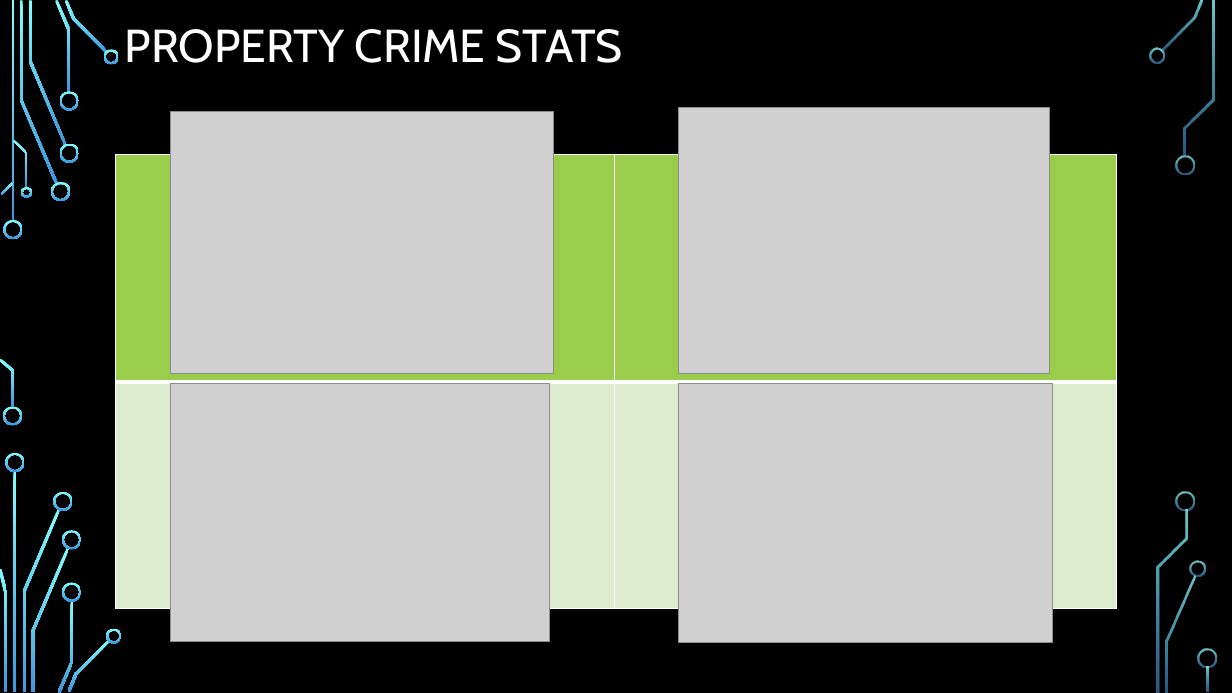
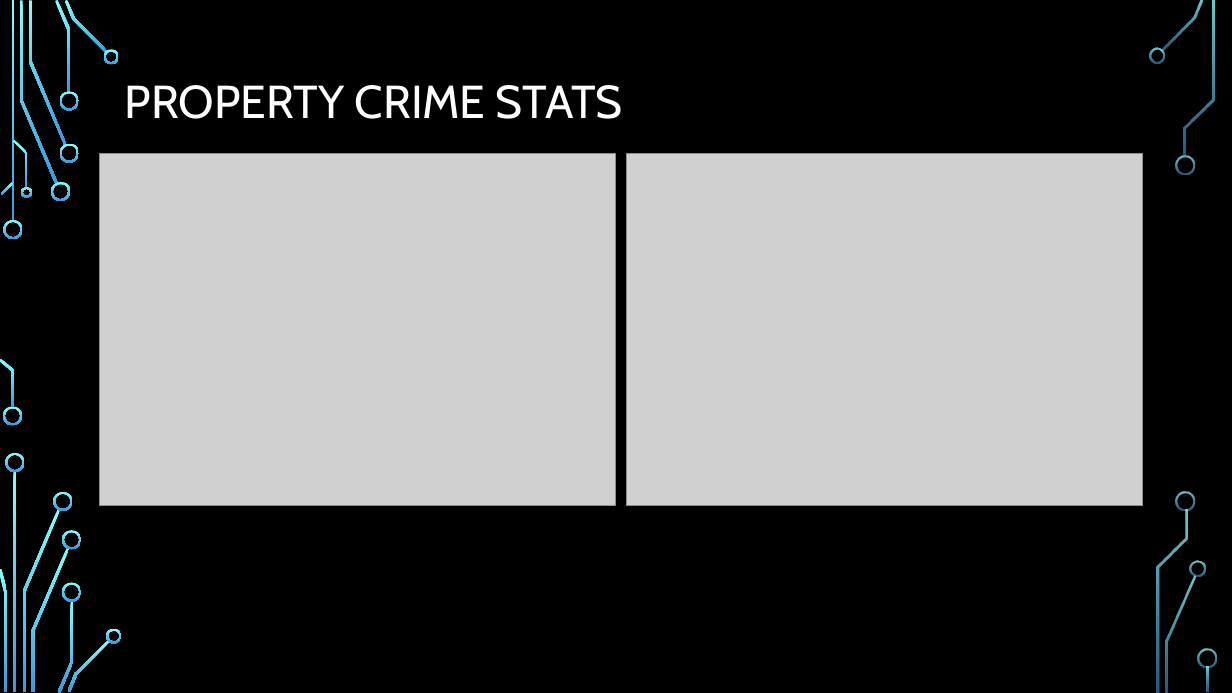
Before and after one commit to HeatherLD/API-Project, a slide deck: slide 4 of API project presentation.pptx. Drawn at 1232x693 pixels with LibreOffice and Linux fonts; fonts in the diff are those of the drawing; grey boxes stand for pictures; background and template pictures are left out. Boxes give left, top, right and bottom in pixels: in the first picture for what was removed or moved away, otherwise in the second. Text is boxed around its words. In the diff, an @@ line names an element or a change of style, - is before the commit and + after.

```diff
--- a/API project presentation.pptx
+++ b/API project presentation.pptx
@@ title "PROPERTY CRIME STATS": place and size @@
-title "PROPERTY CRIME STATS" at (125, 29, 623, 63)
+title "PROPERTY CRIME STATS" at (125, 85, 623, 119)
@@ picture removed at (678, 107, 1050, 373) @@
@@ picture: place and size @@
-picture at (171, 112, 555, 373)
+picture at (100, 153, 616, 506)
@@ table removed at (116, 154, 1116, 609), 2 rows, 2 columns @@
- | 
- | 
@@ picture: place and size @@
-picture at (171, 384, 551, 642)
+picture at (627, 153, 1142, 506)
@@ picture removed at (678, 384, 1053, 643) @@
```
Also in this commit, not shown: 4 other slides changed, 1 slide added, 2 other files.
